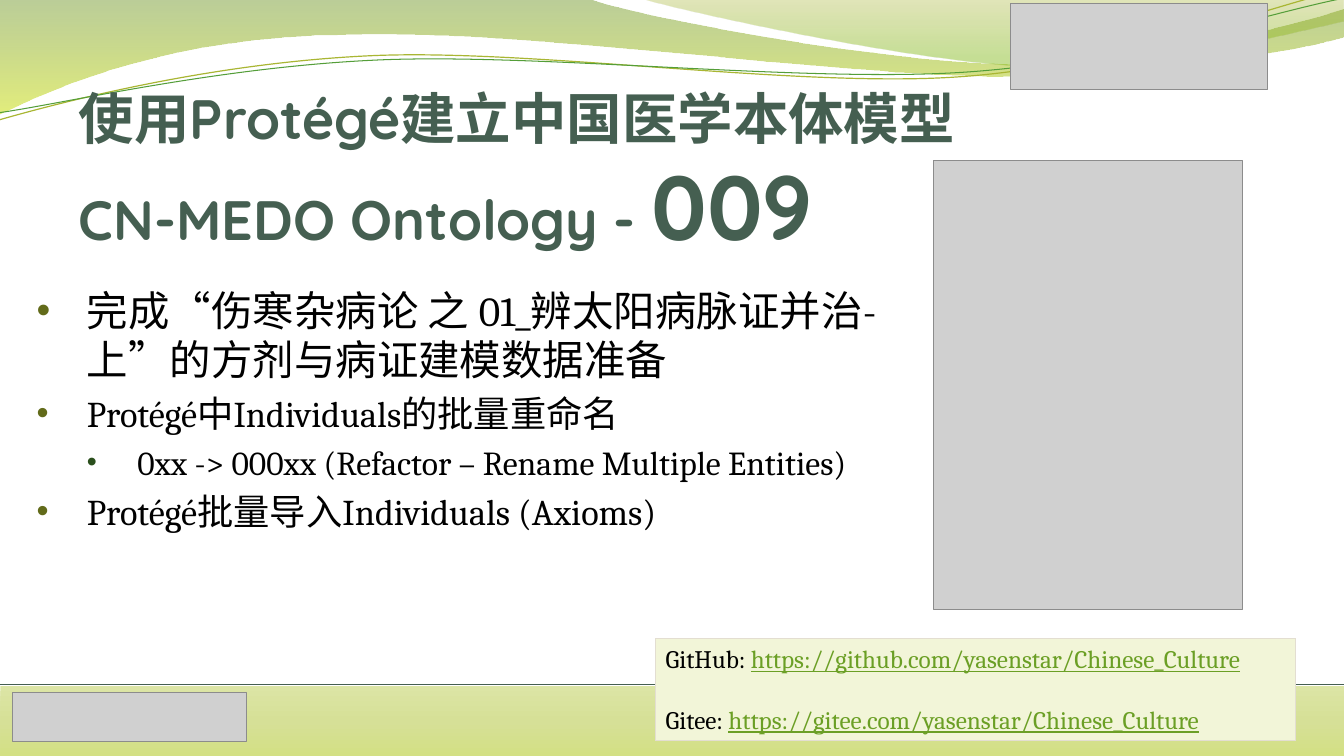
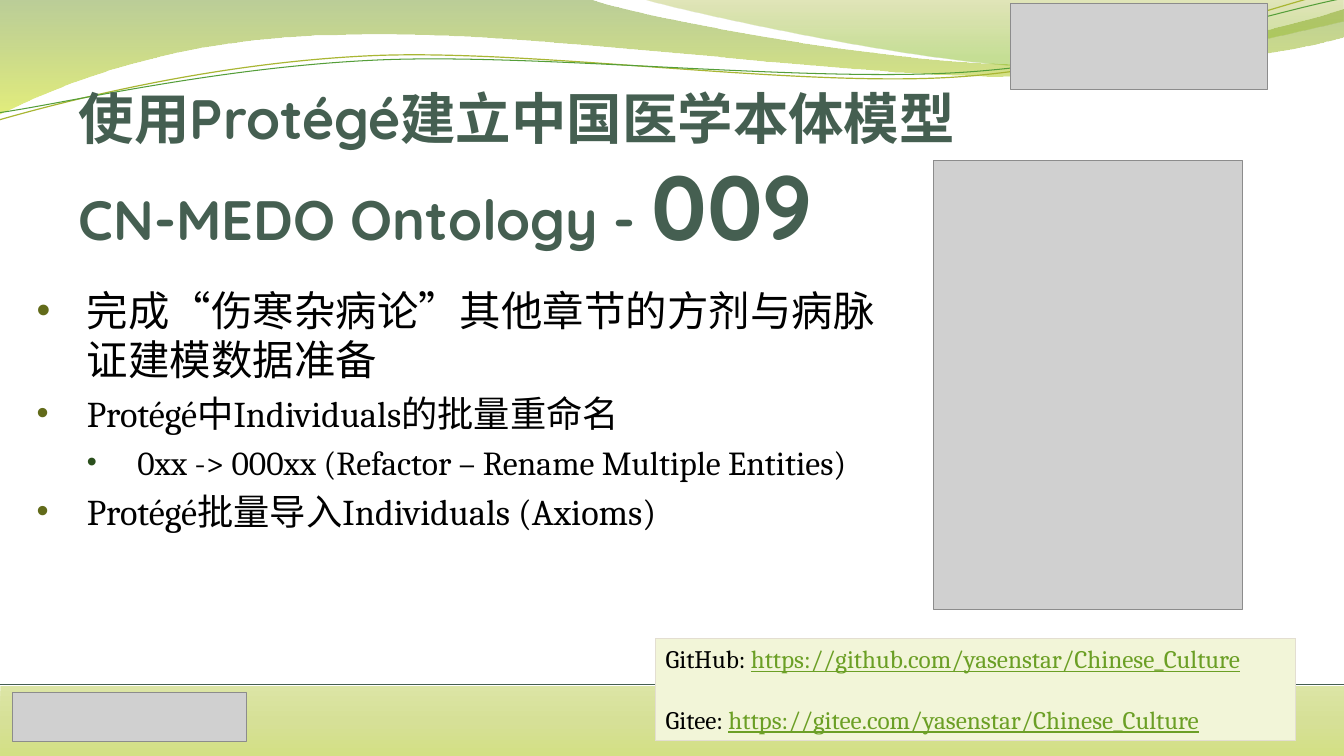
Before and after one commit to yasenstar/Chinese_Culture, a slide deck: slide 10 of 使用Protégé建立中国传统医学本体模型.pptx. Drawn at 1344x756 pixels with LibreOffice and Linux fonts; fonts in the diff are those of the drawing; grey boxes stand for pictures. Boxes give left, top, right and bottom in pixels: in the first picture for what was removed or moved away, otherwise in the second. Text is boxed around its words. In the diff, an @@ line names an element or a change of style, - is before the commit and + after.

```diff
--- a/使用Protégé建立中国传统医学本体模型.pptx
+++ b/使用Protégé建立中国传统医学本体模型.pptx
@@ text at (87,290,875,379): text changed @@
-• 完成“伤寒杂病论 之 01_辨太阳病脉证并治-上”的方剂与病证建模数据准备
+• 完成“伤寒杂病论”其他章节的方剂与病脉证建模数据准备
```
Also in this commit, not shown: 6 other files.
